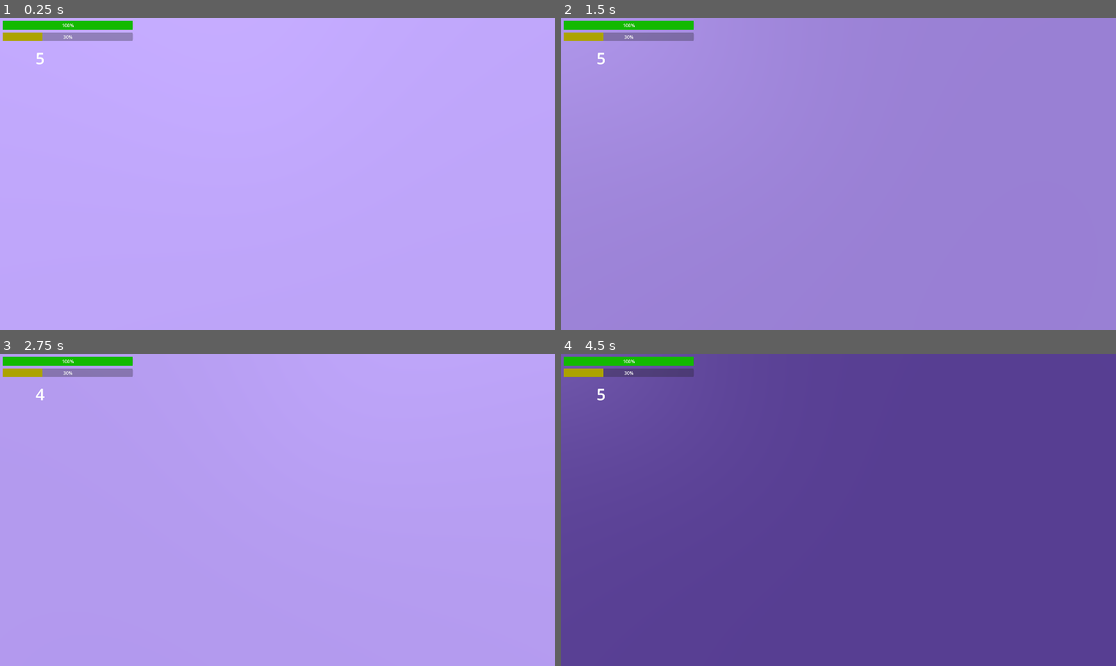
Above: before the commit, frames 1-4 (two rows, left to right).
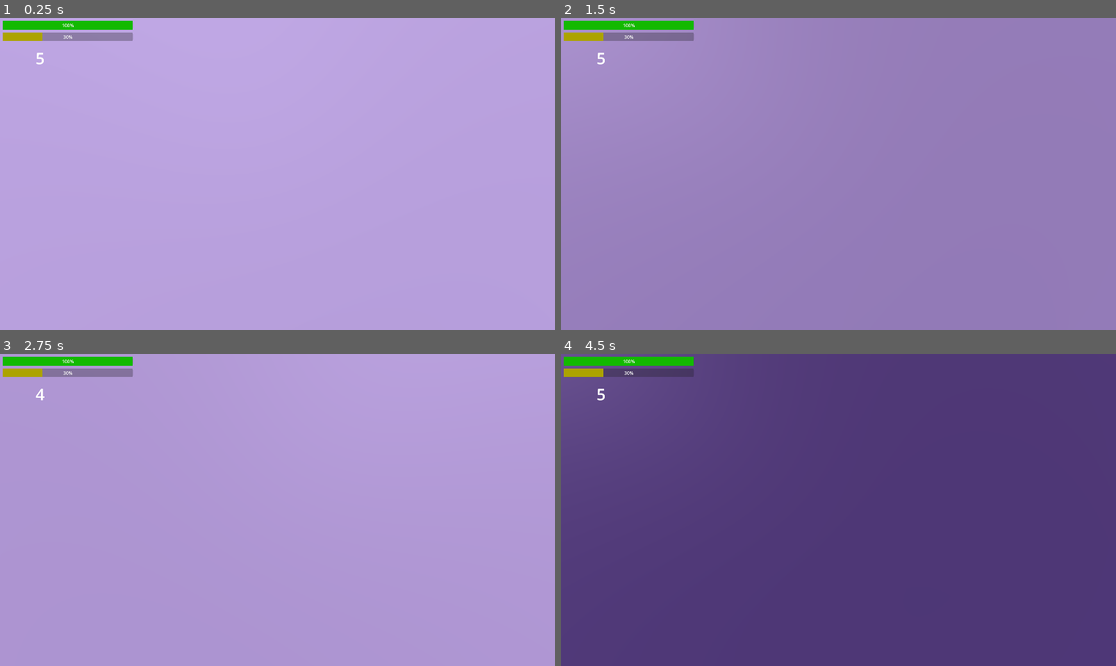
Above: after the commit, the same moments.

Repository: zalt00/SlipFeetpics
Game: Godot game, scene res://scenes/levels/niveau_amedee.tscn
Two runs of this game, one before a commit and one after it. Both use one fixed random seed, a clock stepped at 60 frames per second and the inputs below. The project has no main scene, so this scene is started directly.
Inputs (mouse positions are in pixels of both pictures, inside the frame that each line leads up to):
- Up to frame 1 (0.25 s): no input
- Up to frame 2 (1.5 s): tap Enter (pause) at 0.5 s; move the mouse to (866, 174) at 0.52 s; hold W (avant) from 0.53 s (still down); tap S (arrière) at 0.6 s; tap R (respawn) at 1.25 s; move the mouse to (810, 174) at 1.27 s; tap F (godmod) at 1.35 s
- Up to frame 3 (2.75 s): keep holding W (avant); tap R (respawn) at 2 s; move the mouse to (288, 503) at 2.02 s; click (288, 503) at 2.1 s
- Up to frame 4 (4.5 s): keep holding W (avant); tap R (respawn) at 2.75, 3.5, 4.25 s; move the mouse to (832, 516) at 2.77 s; tap Middle mouse button (tirer_secondaire) at 2.85 s; move the mouse to (877, 513) at 3.52 s; hold Right mouse button (viser) 3.53-4.28 s; move the mouse to (794, 506) at 4.27 s; tap Z at 4.35 s

The runs differ from the first frame. In frame 1, 99% of the frame differs, in the area x 0-100%, y 0-100%; in frame 2, 99%; in frame 3, 99%; in frame 4, 99%.

Commit message:
Update niveau_amedee.tscn

Diff:
--- a/scenes/levels/niveau_amedee.tscn
+++ b/scenes/levels/niveau_amedee.tscn
@@ -1,13 +1,23 @@
-[gd_scene load_steps=5 format=3 uid="uid://doboslpiwyr4n"]
+[gd_scene load_steps=7 format=3 uid="uid://doboslpiwyr4n"]
 
 [ext_resource type="Material" uid="uid://jl4si673qlox" path="res://materials/white_vraiment_blanc.tres" id="1_gu6h4"]
 [ext_resource type="PackedScene" uid="uid://bjqcqg24t4o3" path="res://scenes/fps_player.tscn" id="2_ovw1s"]
 [ext_resource type="PackedScene" uid="uid://cd4gqcvmru1dc" path="res://scenes/emancipation_grid.tscn" id="3_mj53v"]
 
+[sub_resource type="ProceduralSkyMaterial" id="ProceduralSkyMaterial_qx7bj"]
+sky_top_color = Color(0.4896, 0.288, 0.96, 1)
+sky_horizon_color = Color(0.843137, 0.443137, 0.870588, 1)
+ground_bottom_color = Color(0.4896, 0.288, 0.96, 1)
+ground_horizon_color = Color(0.861213, 0.492073, 0.883582, 1)
+
+[sub_resource type="Sky" id="Sky_ngk76"]
+sky_material = SubResource("ProceduralSkyMaterial_qx7bj")
+
 [sub_resource type="Environment" id="Environment_bi4ip"]
-background_mode = 1
+background_mode = 2
 background_color = Color(0.4896, 0.288, 0.96, 1)
 background_energy_multiplier = 0.71
+sky = SubResource("Sky_ngk76")
 ambient_light_color = Color(1, 1, 1, 1)
 
 [node name="NiveauAmedee" type="Node3D"]
@@ -33,8 +43,8 @@
 size = Vector3(11.0758, 1.00196, 12.9975)
 
 [node name="CSGBox3D4" type="CSGBox3D" parent="breakable"]
-transform = Transform3D(1, 0, 0, 0, 1, 0, 0, 0, 1, 2.09938, 9.32229, -33.7422)
-size = Vector3(23.5251, 1, 25.731)
+transform = Transform3D(1, 0, 0, 0, 1, 0, 0, 0, 1, 2.09938, 9.59994, -33.7422)
+size = Vector3(23.5251, 0.444702, 25.731)
 
 [node name="CSGBox3D15" type="CSGBox3D" parent="breakable"]
 transform = Transform3D(1, 0, 0, 0, 0.78443, -0.620217, 0, 0.620217, 0.78443, -6.62391, 41.7585, -48.6179)
@@ -88,6 +98,26 @@
 transform = Transform3D(1, 0, 0, 0, -4.37114e-08, -1, 0, 1, -4.37114e-08, 13.3719, -8.27535, -79.6711)
 size = Vector3(9.22445, 12.1222, 0.196356)
 
+[node name="CSGBox3D21" type="CSGBox3D" parent="breakable"]
+transform = Transform3D(1, 0, 0, 0, -4.37114e-08, -1, 0, 1, -4.37114e-08, 22.1777, -12.4888, -79.2467)
+size = Vector3(9.22445, 3.08598, 0.196356)
+
+[node name="CSGBox3D23" type="CSGBox3D" parent="breakable"]
+transform = Transform3D(1, 0, 0, 0, -4.37114e-08, -1, 0, 1, -4.37114e-08, 48.0718, -17.8227, -80.1979)
+size = Vector3(11.3608, 1.18362, 10.8642)
+
+[node name="CSGBox3D25" type="CSGBox3D" parent="breakable"]
+transform = Transform3D(1, 0, 0, 0, -4.37114e-08, -1, 0, 1, -4.37114e-08, 47.7589, -28.4843, -89.8995)
+size = Vector3(11.3608, 4.20986, 11.3822)
+
+[node name="CSGBox3D24" type="CSGBox3D" parent="breakable"]
+transform = Transform3D(1, 0, 0, 0, -4.37114e-08, -1, 0, 1, -4.37114e-08, 51.1566, -38.247, -103.961)
+size = Vector3(11.3608, 6.32025, 13.5502)
+
+[node name="CSGBox3D26" type="CSGBox3D" parent="breakable"]
+transform = Transform3D(1, 0, 0, 0, -4.37114e-08, -1, 0, 1, -4.37114e-08, 51.1566, -41.6172, -109.398)
+size = Vector3(11.3608, 6.32025, 6.80985)
+
 [node name="CSGBox3D18" type="CSGBox3D" parent="breakable"]
 transform = Transform3D(1, 0, 0, 0, -0.0340098, -0.999421, 0, 0.999421, -0.0340098, 13.2878, 10.5834, -78.6648)
 size = Vector3(10.6549, 14.8098, 18.2285)
@@ -96,6 +126,19 @@
 transform = Transform3D(1, 0, 0, 0, -0.0340098, -0.999421, 0, 0.999421, -0.0340098, 13.8041, 6.30173, -78.0986)
 operation = 2
 size = Vector3(7.86356, 10.2313, 6.78845)
+
+[node name="CSGSphere3D" type="CSGSphere3D" parent="breakable"]
+transform = Transform3D(1, 0, 0, 0, 1, 0, 0, 0, 1, -6.68884, 10.3729, -24.8887)
+radius = 2.29456
+
+[node name="CSGSphere3D2" type="CSGSphere3D" parent="breakable"]
+transform = Transform3D(1, 0, 0, 0, 1, 0, 0, 0, 1, 34.571, -7.57289, -79.534)
+radius = 11.0065
+
+[node name="CSGSphere3D3" type="CSGSphere3D" parent="breakable"]
+transform = Transform3D(1, 0, 0, 0, 1, 0, 0, 0, 1, 34.571, -7.57289, -79.534)
+operation = 2
+radius = 8.10229
 
 [node name="player" parent="." node_paths=PackedStringArray("breakable") instance=ExtResource("2_ovw1s")]
 transform = Transform3D(1, 0, 0, 0, 1, 0, 0, 0, 1, 0, 1.3985, 0)
@@ -126,3 +169,14 @@
 [node name="EmancipationGrid2" parent="." node_paths=PackedStringArray("player") instance=ExtResource("3_mj53v")]
 transform = Transform3D(1, 0, 0, 0, -0.0340098, -0.999421, 0, 0.999421, -0.0340098, 13.0536, 3.88256, -79.2484)
 player = NodePath("../player")
+refill = 8
+
+[node name="OmniLight3D" type="OmniLight3D" parent="."]
+transform = Transform3D(1, 0, 0, 0, 1, 0, 0, 0, 1, 34.7634, -7.74758, -79.4124)
+light_energy = 1.453
+omni_range = 12.3409
+
+[node name="OmniLight3D2" type="OmniLight3D" parent="."]
+transform = Transform3D(1, 0, 0, 0, 1, 0, 0, 0, 1, 54.905, -36.8214, -110.066)
+light_energy = 1.453
+omni_range = 5.8086
